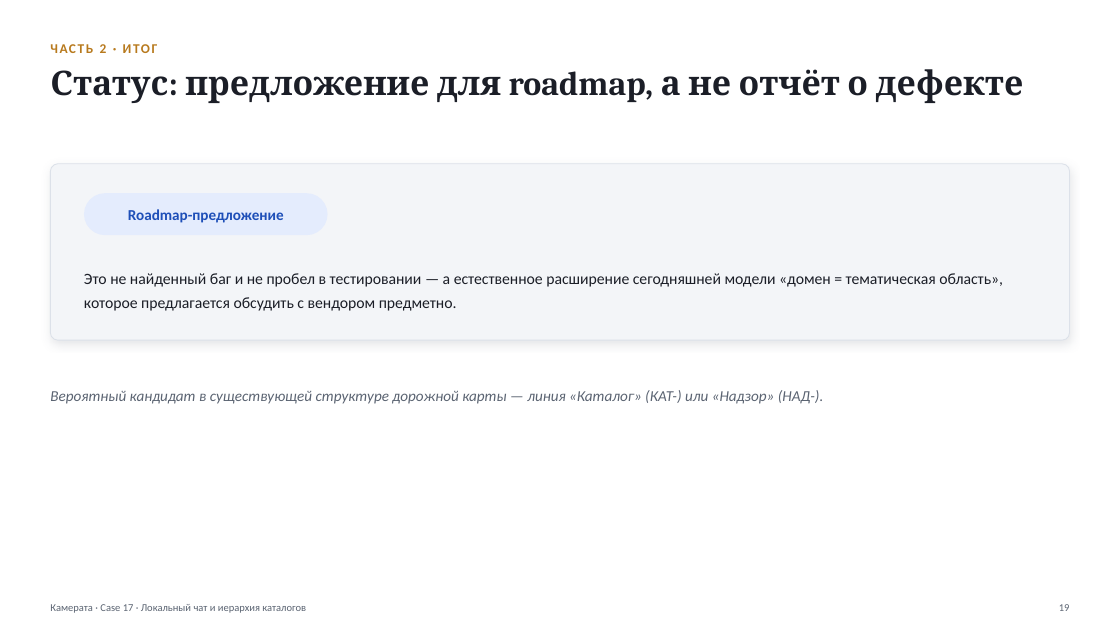
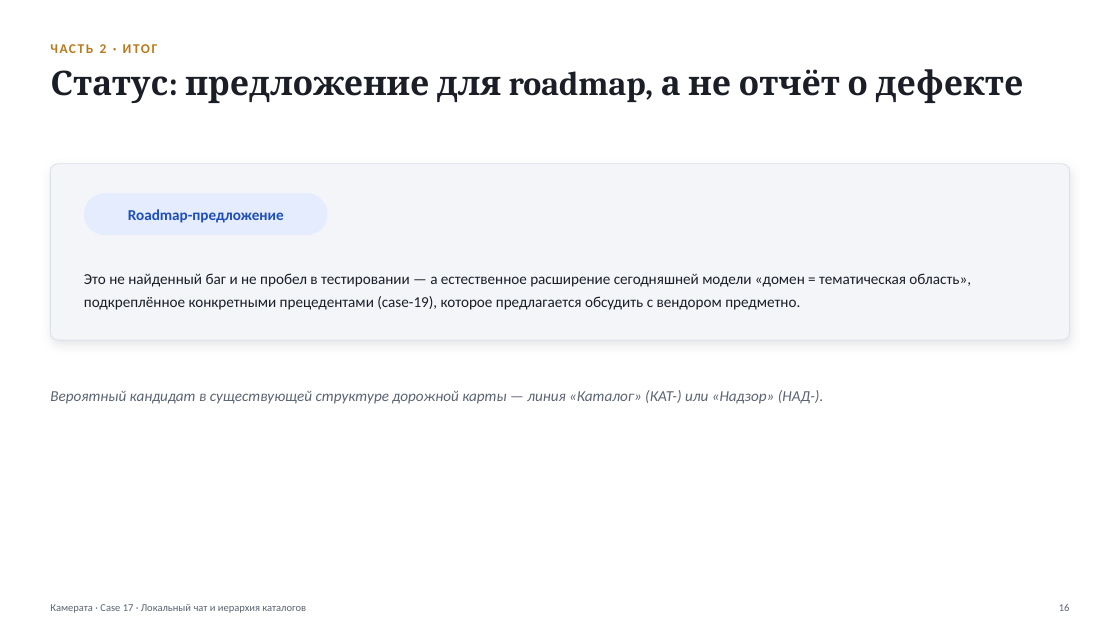
Before and after one commit to vladilslavandrosov-prog/job-RAG, a slide deck: slide 16 of docs/presentations/case-17-lokalny-chat-i-ierarhiya-katalogov.pptx (slide 19 before the commit). Drawn at 1120x630 pixels with LibreOffice and Linux fonts; fonts in the diff are those of the drawing. Boxes give left, top, right and bottom in pixels: in the first picture for what was removed or moved away, otherwise in the second. Text is boxed around its words. In the diff, an @@ line names an element or a change of style, - is before the commit and + after.

```diff
--- a/docs/presentations/case-17-lokalny-chat-i-ierarhiya-katalogov.pptx
+++ b/docs/presentations/case-17-lokalny-chat-i-ierarhiya-katalogov.pptx
@@ text at (84,273,971,310): text changed; size 13.5 to 13 pt @@
-Это не найденный баг и не пробел в тестировании — а естественное расширение сегодняшней модели «домен = тематическая область», которое предлагается обсудить с вендором предметно.
+Это не найденный баг и не пробел в тестировании — а естественное расширение сегодняшней модели «домен = тематическая область», подкреплённое конкретными прецедентами (case-19), которое предлагается обсудить с вендором предметно.
```
Also in this commit, not shown: 13 other slides changed, 1 slide added, 4 slides removed.
